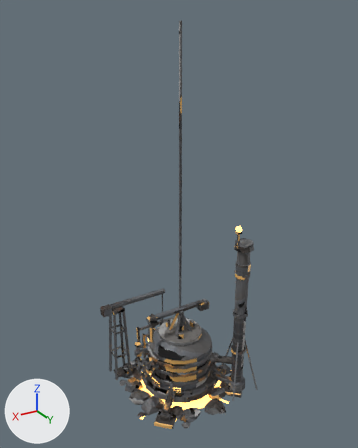
Renders of the Blender file art/models/vanguard.extractor.blend from each side of a commit.
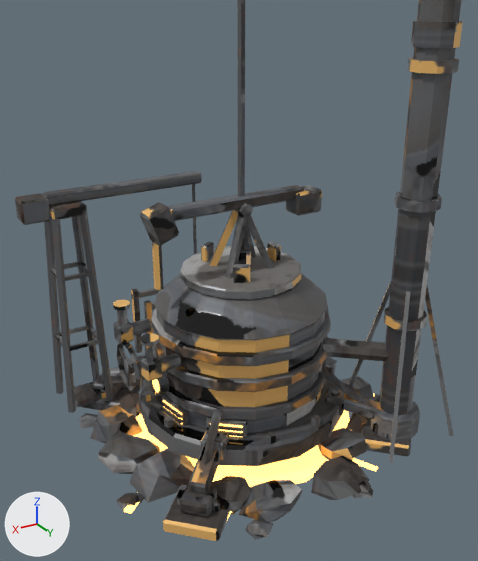
Each version appears first whole from a camera (50 mm lens) standing at (1.5, 2.55, 2.55) and looking at (-0.03, 0.01, 1.28), and next in a close-up from a camera (50 mm lens) standing at (0.79, 1.37, 1.1) and looking at (-0.05, -0.02, 0.4). Lighting does not change. The marker at lower left points along +X, +Y and +Z. The first two pictures are the older version.

In view in the first close-up: 'body'.
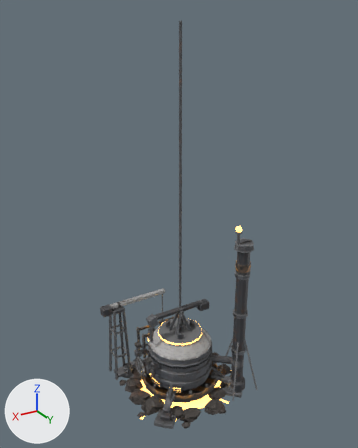
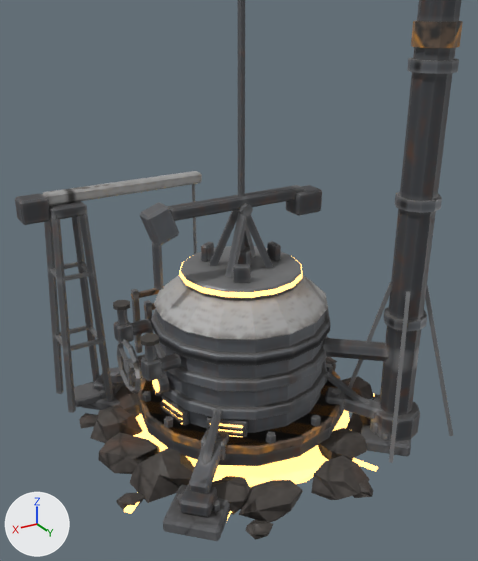
Pixel boxes (x1, y1, x2, y2) of what changed, in the close-ups (478 x 561 px):
part 1 of me_body, added: after (138, 363, 341, 455)
part 2 of me_body, added: after (179, 255, 303, 298)
part 3 of me_body, surface changed: (15, 0, 463, 541) in both

What changed in the scene script:
```text
Change me_body:
    used by ob_body; location = (0.0, 0.0, 0.0); scale = (0.5, 0.5, 0.5)
    remove me_body.from_pydata(...)  # 3281 vertices, 2883 faces; spans x -0.91..0.89, y -0.88..0.92, z 0.0..5.0
    add me_body.from_pydata(...)  # 3345 vertices, 2919 faces; spans x -0.91..0.89, y -0.88..0.92, z 0.0..5.0
    me_body part 1: a new loose piece, a 16-sided cylinder along z spanning x -0.615..0.515, y -0.515..0.615, z 0.185..0.22, in mat_vent_tap
    me_body part 2: a new loose piece, a 16-sided cylinder along z spanning x -0.366..0.266, y -0.266..0.366, z 0.895..0.92, in mat_lamp (orange #f3bf6f, glowing orange #ffc46c)
    me_body part 3: 2853 kept faces spanning x -0.91..0.89, y -0.88..0.92, z 0.0..5.0 get new texture (UV) coordinates
```
